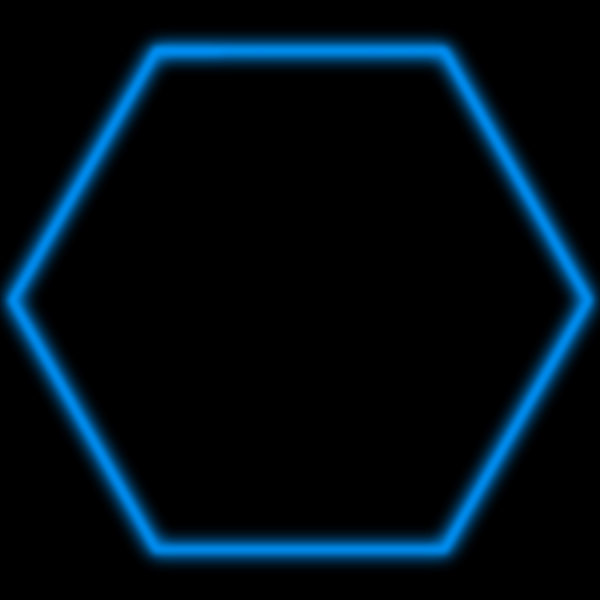
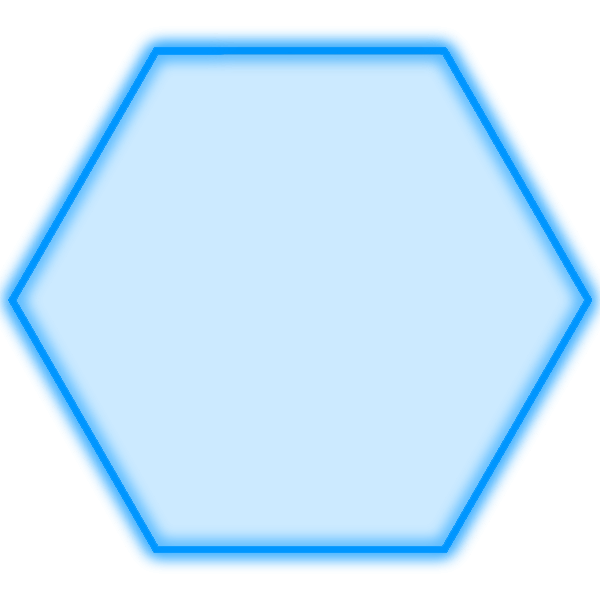
Comparing the layer stacks of the two (600, 600) images. Changes:
added layer "Layer 7" above "Layer 6" over (0, 0, 600, 600)
added layer "Layer 6" (44%) above "Layer 0 copy" over (16, 54, 585, 547)
added layer "Layer 0 copy 4" above "Layer 2" over (0, 26, 600, 574)
hid "Layer 2" over (1, 39, 599, 561)
hid "Layer 1 copy 3" over (0, 0, 600, 600)
hid "Layer 1 copy" over (0, 0, 600, 600)
hid "Layer 1" over (0, 0, 600, 600)
hid "Layer 0" over (0, 0, 600, 600)
